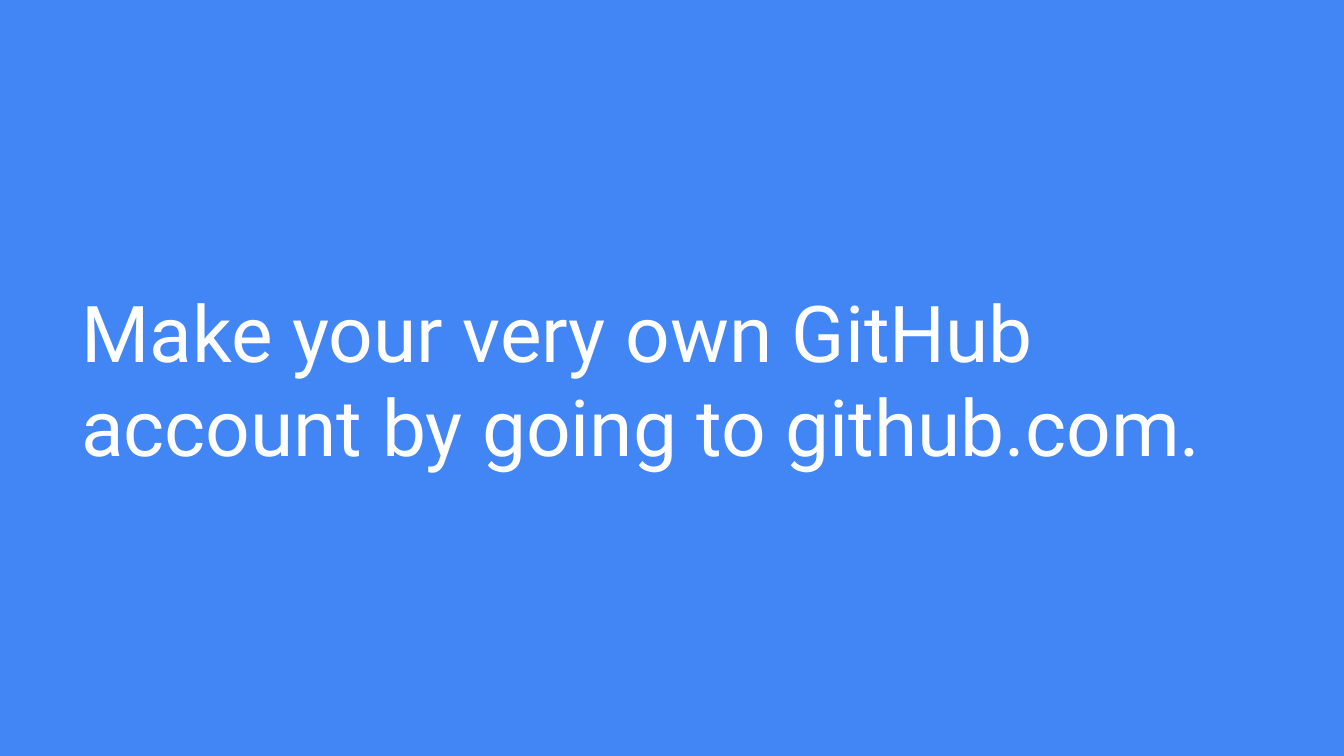
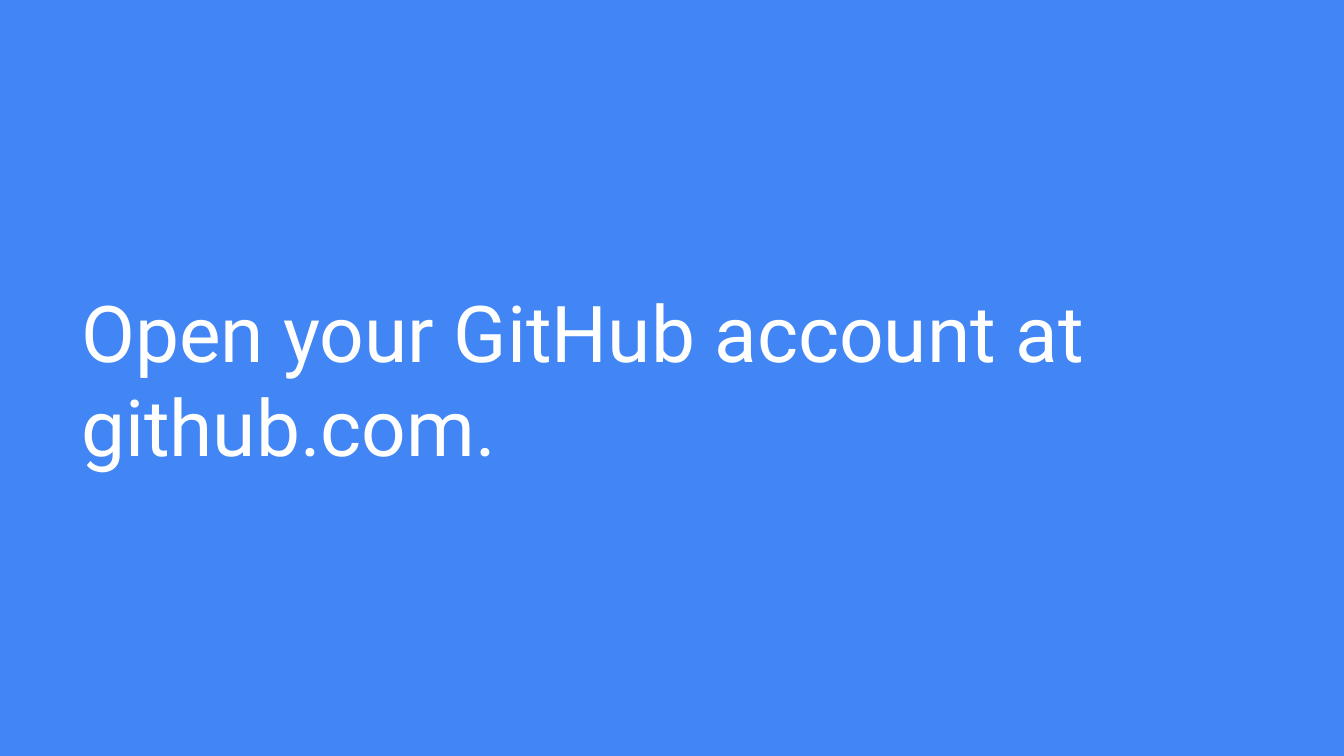
Before and after one commit to jojokarlin/Git_DRI_Jan_2017, a slide deck: slide 8 of GitHub.pptx. Drawn at 1344x756 pixels with LibreOffice and Linux fonts; fonts in the diff are those of the drawing. Boxes give left, top, right and bottom in pixels: in the first picture for what was removed or moved away, otherwise in the second. Text is boxed around its words. In the diff, an @@ line names an element or a change of style, - is before the commit and + after.

```diff
--- a/GitHub.pptx
+++ b/GitHub.pptx
@@ title at box(81, 303, 1084, 473): text changed @@
-Make your very own GitHub account by going to github.com.
+Open your GitHub account at github.com.
```
Also in this commit, not shown: 7 other slides changed, 3 slides removed, 5 other files.
